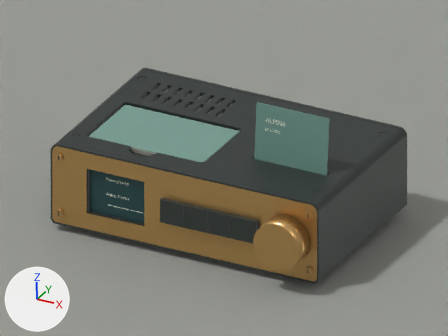
Renders of the Blender file NFC-Player-Case/NFC-Player-Render.blend from each side of a commit.
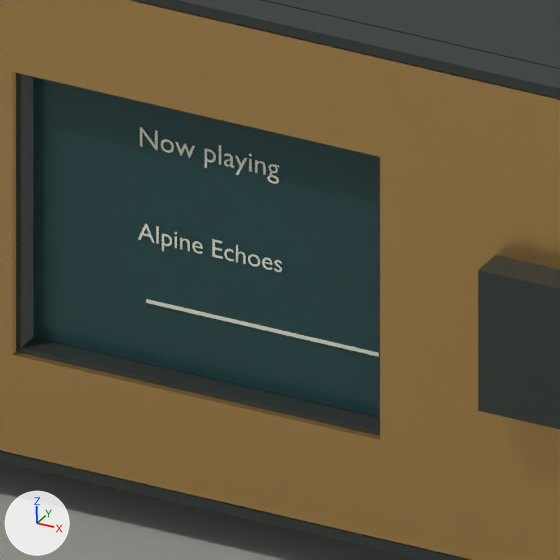
Each version appears first from the file's camera 'Camera', and next in a close-up on the part from 19% to 39% of the width and 47% to 73% of the height. Arrows for +X, +Y and +Z are at lower left; the lights stay in place. The older version's two pictures come first.

Names of what the first close-up shows: 'Alpine Echoes', 'Choc keycap', 'Display', 'Ground', 'Now playing', 'Progress', 'brass', 'front', 'lid'.
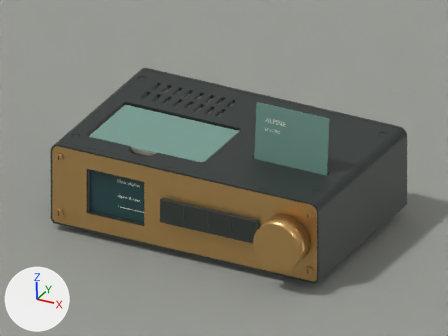
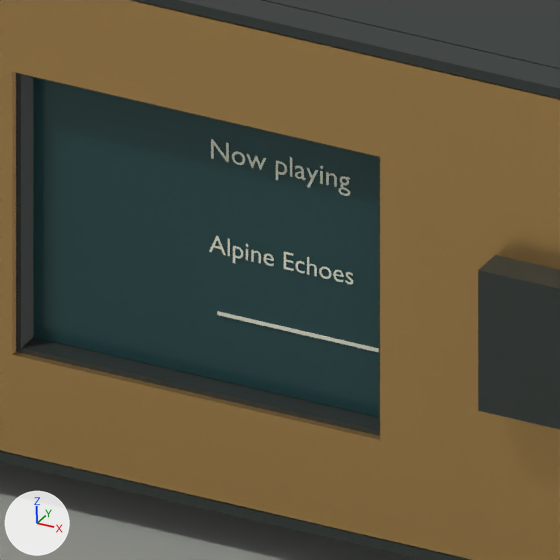
Location of each change, [x1, y1, x2, y2] in pixels of the close-ups (560 x 560 px):
'Now playing', moved: before [140, 127, 279, 184]; after [211, 139, 350, 196]
'Progress', moved: before [146, 299, 379, 357]; after [217, 311, 379, 352]
'Alpine Echoes', moved: before [138, 224, 282, 272]; after [209, 236, 353, 284]

Patch to the scene script:
```diff
--- a/NFC-Player-Case/NFC-Player-Render.blend.py
+++ b/NFC-Player-Case/NFC-Player-Render.blend.py
@@ ob_progress @@
 ob_progress = bpy.data.objects.new('Progress', me_cube_016)
-ob_progress.location = (55.8, 3.3, 21.0)
+ob_progress.location = (64.2, 3.3, 21.5)
@@ ob_alpine_echoes @@
 ob_alpine_echoes = bpy.data.objects.new('Alpine Echoes', txt_label_003)
-ob_alpine_echoes.location = (39.8, 3.3, 28.0)
+ob_alpine_echoes.location = (48.2, 3.3, 28.5)
 ob_alpine_echoes.rotation_euler = (1.571, 0.0, 0.0)  # degrees (90, 0, 0)
@@ ob_now_playing @@
 ob_now_playing = bpy.data.objects.new('Now playing', txt_label_002)
-ob_now_playing.location = (39.8, 3.3, 39.0)
+ob_now_playing.location = (48.2, 3.3, 39.5)
 ob_now_playing.rotation_euler = (1.571, 0.0, 0.0)  # degrees (90, 0, 0)
```
